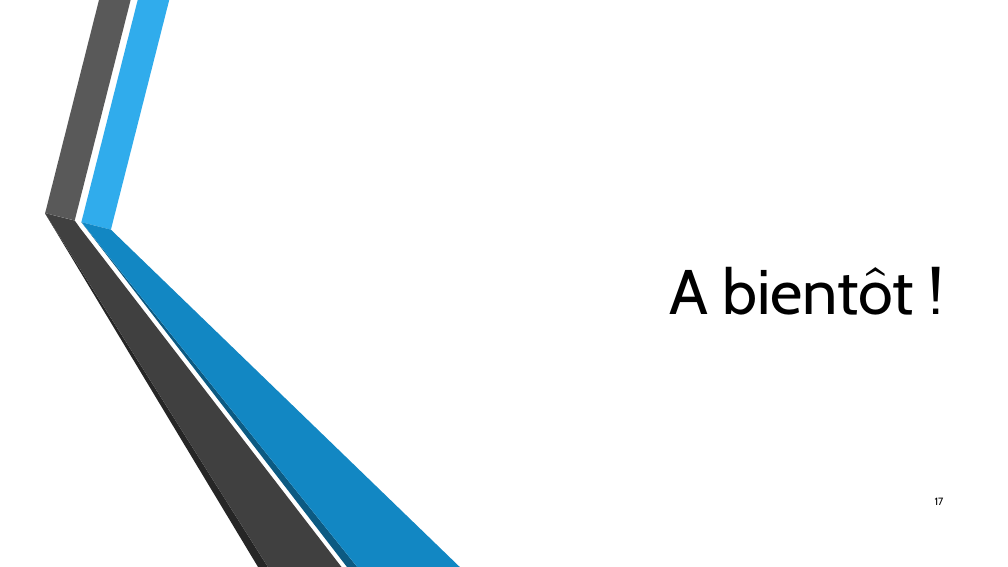
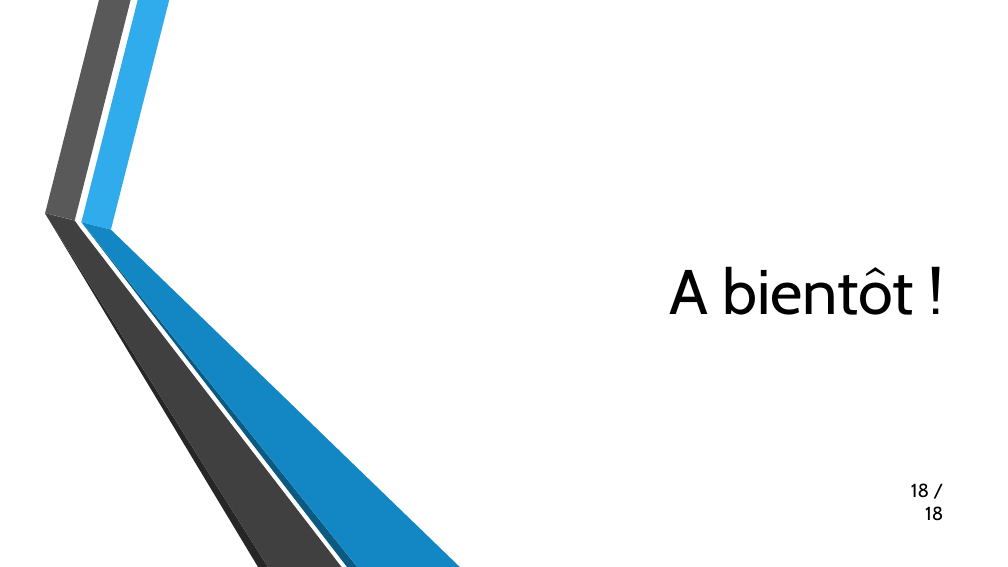
Before and after one commit to lechinoix/Pcap-visualization-project, a slide deck: slide 18 of Présentation de mi-projet/Outils de visualisation de capture réseau.pptx (slide 17 before the commit). Drawn at 1008x567 pixels with LibreOffice and Linux fonts; fonts in the diff are those of the drawing; background and template pictures are left out. Boxes give left, top, right and bottom in pixels: in the first picture for what was removed or moved away, otherwise in the second. Text is boxed around its words. In the diff, an @@ line names an element or a change of style, - is before the commit and + after.

```diff
--- a/Présentation de mi-projet/Outils de visualisation de capture réseau.pptx
+++ b/Présentation de mi-projet/Outils de visualisation de capture réseau.pptx
@@ text at bbox=[911, 483, 943, 521]: text changed; size 10 to 18 pt @@
-17
+18 / 18
```
Also in this commit, not shown: 15 other slides changed, 2 slides added, 1 slide removed.
